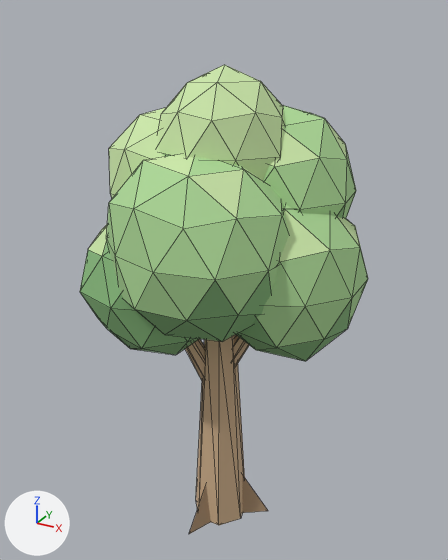
Renders of the glTF model assets/export/prop_tree.glb from each side of a commit.
Both versions are drawn from a 50 mm camera at (1.002, -1.822, 1.954) aimed at (-0.016, 0.03, 1.028). Lighting does not change. The marker at lower left points along +X, +Y and +Z. The older version comes first. Mesh edges are drawn as thin lines. Vertices at exactly the same position are counted once.

The older version as bpy lines, for what is in view:
```python
mat_leaf = principled_material('leaf')
mat_leaf.base_color = (0.42, 0.69, 0.31)  # green #add897
mat_leaf.roughness = 0.85
mat_leaf_dark = principled_material('leaf_dark')
mat_leaf_dark.base_color = (0.243, 0.478, 0.2)  # green #87b87c
mat_leaf_dark.roughness = 0.85
mat_leaf_light = principled_material('leaf_light')
mat_leaf_light.base_color = (0.6, 0.8, 0.4)  # green #cbe7aa
mat_leaf_light.roughness = 0.85
mat_wood_dark = principled_material('wood_dark')
mat_wood_dark.base_color = (0.4, 0.267, 0.157)  # beige #aa8d6e
mat_wood_dark.roughness = 0.85
me_prop_tree = bpy.data.meshes.new('prop_tree')
me_prop_tree.from_pydata(...)  # 362 vertices, 668 faces; spans x -0.5..0.5, y -0.46..0.46, z 0.0..1.79
# faces by material slot: [96, 12, 294, 140, 126]
me_prop_tree.materials.append(mat_wood)  # beige #ceaf8b
me_prop_tree.materials.append(mat_wood_dark)  # beige #aa8d6e
me_prop_tree.materials.append(mat_leaf_dark)  # green #87b87c
me_prop_tree.materials.append(mat_leaf)  # green #add897
me_prop_tree.materials.append(mat_leaf_light)  # green #cbe7aa
ob_prop_tree = bpy.data.objects.new('prop_tree', me_prop_tree)
ob_prop_tree.location = (0.0, 0.0, 0.0)
```
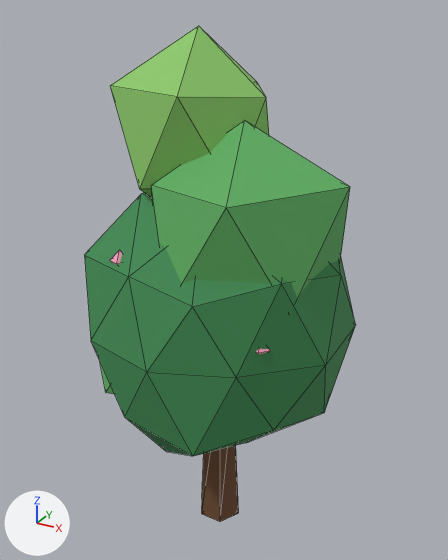
Pixel boxes (x1, y1, x2, y2) of what changed, in the pictures (448 x 560 px):
'prop_tree', recoloured, reshaped
    before: (80, 65, 368, 534)
    after: (85, 26, 356, 522)
part 1 of me_prop_tree, added (brown)
    after: (202, 445, 239, 522)
part 2 of me_prop_tree, rebuilt (mostly hidden afterwards)
    before: (80, 225, 198, 355)
    after: (100, 363, 114, 394)
part 3 of me_prop_tree, rebuilt
    before: (109, 108, 166, 198)
    after: (110, 26, 269, 197)
part 4 of me_prop_tree, rebuilt
    before: (236, 205, 368, 361)
    after: (151, 120, 350, 298)
part 5 of me_prop_tree, added (green)
    after: (85, 193, 356, 456)
part 6 of me_prop_tree, deleted
    before: (157, 65, 356, 534)
part 7 of me_prop_tree, reshaped
    before: (106, 154, 289, 342)
    after: (110, 250, 271, 355)

The change in detail:
Material 'wood_dark' (mat_wood_dark) changes colour from beige #aa8d6e to brown #6e4a2f; in linear values from (0.4, 0.267, 0.157) to (0.156, 0.0685, 0.0284).
Material 'leaf_dark' (mat_leaf_dark) changes colour from green #87b87c to green #3f8a52; in linear values from (0.243, 0.478, 0.2) to (0.0497, 0.254, 0.0844).
Material 'leaf' (mat_leaf) changes colour from green #add897 to green #5fae62; in linear values from (0.42, 0.69, 0.31) to (0.114, 0.423, 0.122).
Material 'leaf_light' (mat_leaf_light) changes colour from green #cbe7aa to green #8cc96a; in linear values from (0.6, 0.8, 0.4) to (0.262, 0.584, 0.144).
Material 'pink' (mat_pink) is new.
Its base color is (0.871, 0.351, 0.491) (pink #f0a0ba).
Its roughness is 0.85.
me_prop_tree is used by ob_prop_tree; location (0.0, 0.0, 0.0).
me_prop_tree had 362 vertices, 668 faces and spanned x -0.5..0.5, y -0.46..0.46, z 0.0..1.79.
me_prop_tree no longer uses material mat_wood (beige #ceaf8b).
me_prop_tree now has 104 vertices, 180 faces and spans x -0.47..0.47, y -0.49..0.49, z 0.0..1.9.
me_prop_tree part 1: a new loose piece, a 6-sided cut cone along z (radius 0.09 at the low end, 0.06 at the high end) spanning x -0.09..0.09, y -0.11..0.05, z 0.0..0.62, in mat_wood_dark (brown #6e4a2f).
me_prop_tree part 2: the loose piece of 42 vertices spanning x -0.5..0.06, y -0.38..0.15, z 0.75..1.34 is rebuilt with 12 vertices and now spans x -0.43..0.0, y -0.36..0.08, z 0.52..1.11, in mat_leaf (green #5fae62).
me_prop_tree part 3: the loose piece of 42 vertices spanning x -0.41..0.1, y -0.26..0.27, z 1.1..1.66 is rebuilt with 12 vertices and now spans x -0.37..0.14, y -0.26..0.29, z 1.2..1.9, in mat_leaf_light (green #8cc96a).
me_prop_tree part 4: the loose piece of 42 vertices spanning x -0.05..0.5, y -0.28..0.3, z 0.79..1.44 is rebuilt with 12 vertices and now spans x -0.23..0.47, y -0.39..0.25, z 0.88..1.64, in mat_leaf (green #5fae62).
me_prop_tree part 5: a new loose piece of 42 vertices spanning x -0.47..0.47, y -0.49..0.49, z 0.43..1.44, in mat_leaf_dark (green #3f8a52).
me_prop_tree part 6: 9 loose pieces with 152 vertices, spanning x -0.24..0.42, y -0.24..0.36, z 0.0..1.79, are deleted.
Part 7, on me_prop_tree:
84 vertices are removed from x -0.39..0.33, y -0.46..0.46, z 0.84..1.55.
160 faces are deleted.
14 vertices are added at x -0.23..0.33, y -0.37..-0.28, z 0.96..1.24.
20 new faces join them, mat_pink (pink #f0a0ba).
me_prop_tree gains material mat_pink (pink #f0a0ba).
